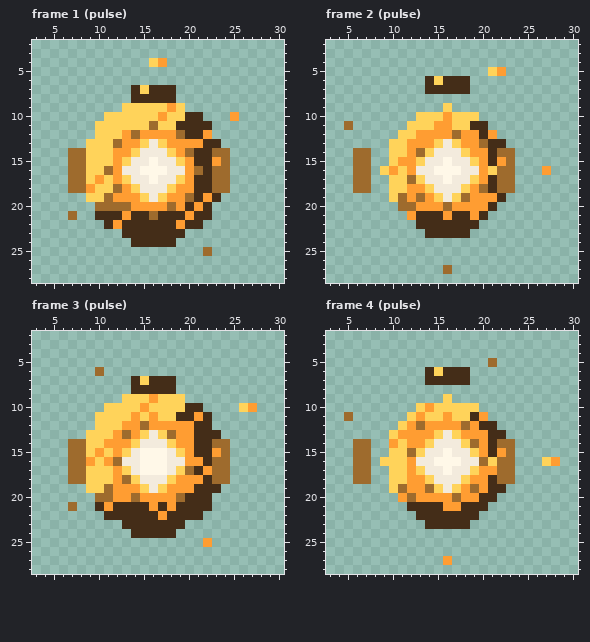
Two versions of one pixel-art file, assets/sources/combat/enemy_shot_turret.ase. The picture above was drawn from the file before the commit.
32x32 pixels, 12 frames. Shown: frame 1 (pulse): x 3..30, y 2..28; frame 2 (pulse): x 3..30, y 2..28; frame 3 (pulse): x 3..30, y 2..28; frame 4 (pulse): x 3..30, y 2..28.
The same view after the edit:
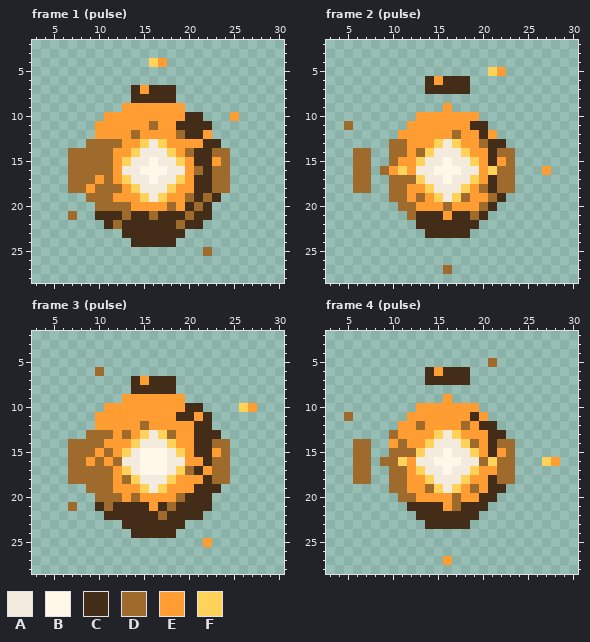
Palette (. is transparent): A #f3ebdd  B #fff8e8  C #442d18  D #9e6b2d  E #ff9d32  F #ffd35a
The exact change:
Changed rows in their new state; - is an unchanged pixel.
Frame 1 (pulse), layer "Armored Ring":
first column x 9:
 7 ------E-------
 9 ----EEEEE-E---
10 --EEEEEE-EE---
11 -EEEEEE-EE----
12 -EEE----------
13 DDD-----------
14 DDD-----------
15 DDD-----------
16 DD------------
17 D-D-----------
18 -DD-----------
19 DD-----------D
20 ------------D-
21 ----D------D--
22 ---D------D---
Frame 2 (pulse), layer "Armored Ring":
first column x 9:
 6 ------E------
 9 -------E-----
10 ----EEE-EEE--
11 ---EEE--EE---
12 --EE---------
13 -DD----------
14 -DD----------
15 -D-----------
16 D------------
17 -DD----------
18 -DD----------
19 -D----------D
20 -----------D-
21 ---D------D--
Frame 3 (pulse), layer "Armored Ring":
first column x 9:
 7 ------E----
 9 ----EEE-EEE
10 --EEEE-EEEE
11 -EEEE-E-EE-
12 -EEE-------
13 DDD--------
14 DD---------
15 D-D--------
16 -D---------
17 DDD--------
18 DDD--------
19 DD---------
20 ---D-------
21 --D------D-
22 --------D--
Frame 4 (pulse), layer "Armored Ring":
first column x 9:
 6 ------E----
 9 -------E---
10 ----E-EEEEE
11 ---E-EE-EE-
12 --E--------
13 -D---------
14 --D--------
15 -DD--------
16 DD---------
17 -DD--------
18 -DD--------
19 -D---------
20 --D--------
21 --------D--
